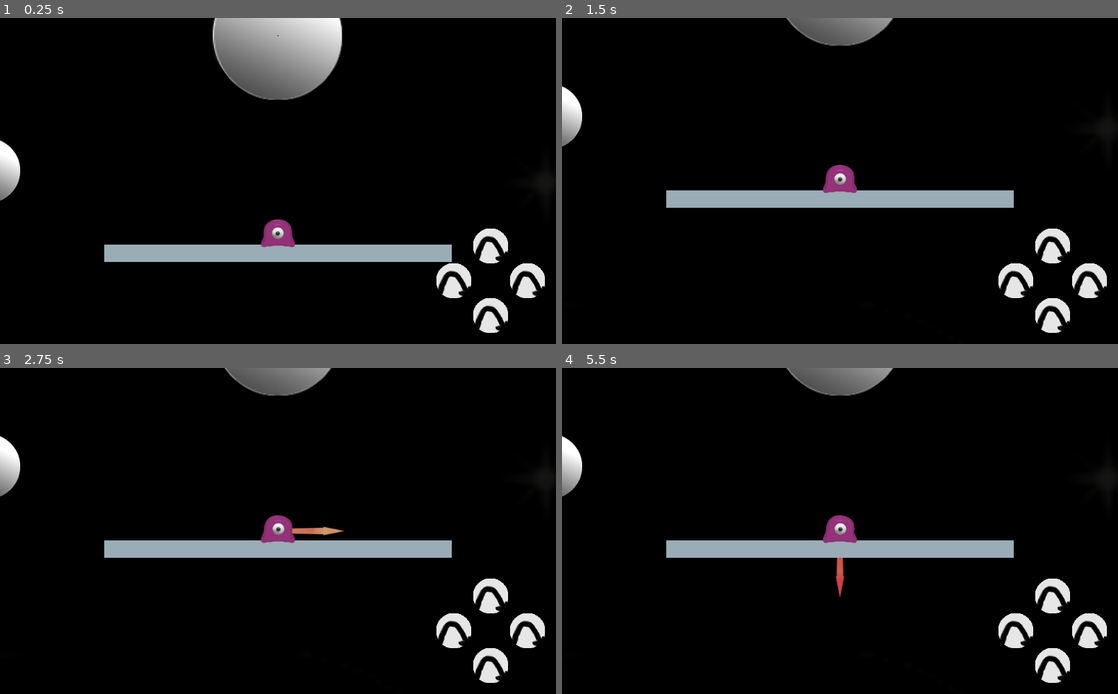
Above: before the commit, frames 1-4 (two rows, left to right).
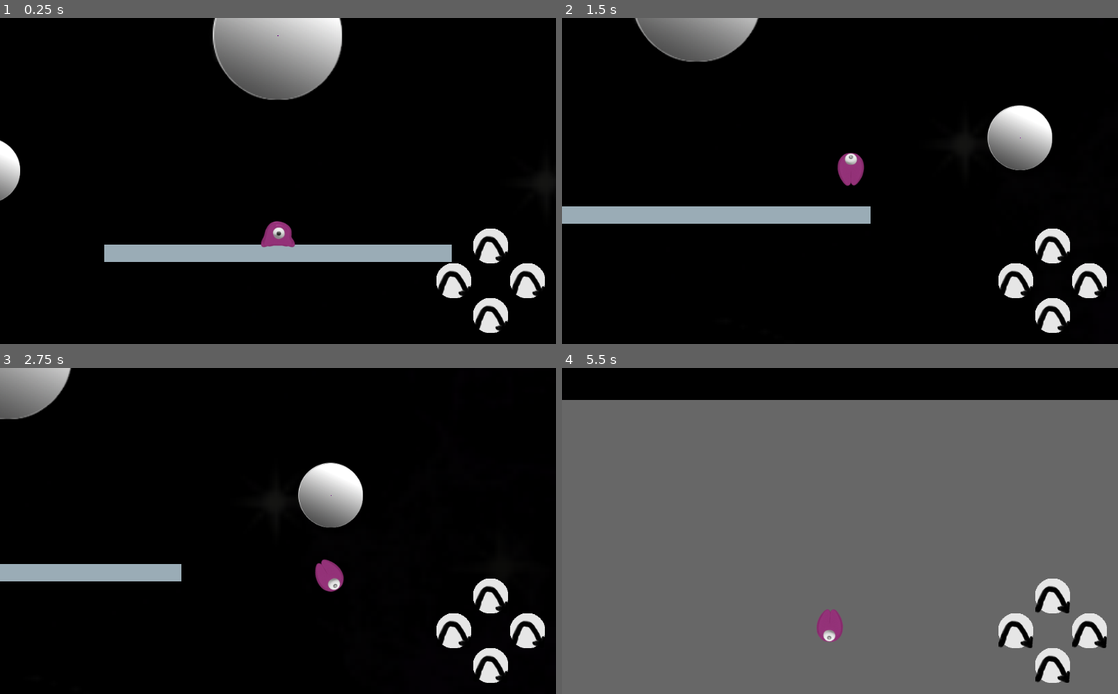
Above: after the commit, the same moments.

Repository: vinpogo/gd_Blob
Game: Godot game, scene res://World.tscn
The game is run twice, just before and just after one commit, with the same random seed, the same clock (stepped at 60 frames per second) and the same inputs.
Inputs:
- Up to frame 1 (0.25 s): no input
- Up to frame 2 (1.5 s): hold Right (ui_right) 0.53-1.28 s; hold Space (slot_1, bound only before the commit) 0.53-1.28 s; hold Down (ui_down) from 1.28 s (still down); tap Space (slot_1, bound only before the commit) at 1.35 s
- Up to frame 3 (2.75 s): release Down (ui_down) at 2.03 s; hold Right (ui_right) from 2.03 s (still down); hold Space (slot_1, bound only before the commit) from 2.03 s (still down)
- Up to frame 4 (5.5 s): release Right (ui_right) at 2.78 s; release Space (slot_1, bound only before the commit) at 2.78 s; hold Up (ui_up) 2.78-3.53 s; tap Space (slot_1, bound only before the commit) at 2.85, 4.35 s; hold Space (slot_1, bound only before the commit) 3.53-4.28 s; hold Left (ui_left) 3.53-5.03 s; hold Down (ui_down) from 5.03 s (still down); hold Space (slot_1, bound only before the commit) from 5.03 s (still down)

The runs differ from the first frame. In frame 1, 0.1% of the frame differs, in the area x 47-53%, y 61-69%; in frame 2, 12%; in frame 3, 11%; in frame 4, 89%, in the area x 0-100%, y 0-100%.

Commit message:
slowmo, jump, precision_jump

Diff:
--- a/global.gd
+++ b/global.gd
@@ -1,5 +1,15 @@
 extends Node
 var AXIS_THRESHHOLD = 0.5
+enum ABILITIES{
+	PRECISION_JUMP,
+	FLIP_GRAVITY,
+	SLOWMO
+}
+var ability_mapping = {
+	"slot_1": ABILITIES.PRECISION_JUMP,
+	"slot_2": ABILITIES.FLIP_GRAVITY,
+	"slot_3": ABILITIES.SLOWMO
+}
 func short_angle_dist(from, to):
 		var max_angle = PI * 2
 		var difference = fmod(to - from, max_angle)
@@ -41,7 +51,7 @@
 	}
 func controller_input():
 	return {
-"left_stick": left_stick()
+	"left_stick": left_stick()
 	}
 
 func ru_setCompass(dir: String, vec: Vector2 ):
--- a/objects/newBlob/Blob.tscn
+++ b/objects/newBlob/Blob.tscn
@@ -19,31 +19,31 @@
 [ext_resource path="res://objects/newBlob/animations/jump/0007.png" type="Texture" id=17]
 [ext_resource path="res://objects/newBlob/animations/jump/0008.png" type="Texture" id=18]
 [ext_resource path="res://objects/newBlob/animations/jump/0009.png" type="Texture" id=19]
-[ext_resource path="res://objects/newBlob/animations/jump-spin/0001.png" type="Texture" id=20]
-[ext_resource path="res://objects/newBlob/animations/jump-spin/0002.png" type="Texture" id=21]
-[ext_resource path="res://objects/newBlob/animations/jump-spin/0003.png" type="Texture" id=22]
-[ext_resource path="res://objects/newBlob/animations/jump-spin/0004.png" type="Texture" id=23]
-[ext_resource path="res://objects/newBlob/animations/jump-spin/0005.png" type="Texture" id=24]
-[ext_resource path="res://objects/newBlob/animations/jump-spin/0006.png" type="Texture" id=25]
-[ext_resource path="res://objects/newBlob/animations/jump-spin/0007.png" type="Texture" id=26]
-[ext_resource path="res://objects/newBlob/animations/jump-spin/0008.png" type="Texture" id=27]
-[ext_resource path="res://objects/newBlob/animations/jump-spin/0009.png" type="Texture" id=28]
-[ext_resource path="res://objects/newBlob/animations/jump-spin/0010.png" type="Texture" id=29]
-[ext_resource path="res://objects/newBlob/animations/jump-spin/0011.png" type="Texture" id=30]
-[ext_resource path="res://objects/newBlob/animations/jump-spin/0012.png" type="Texture" id=31]
-[ext_resource path="res://objects/newBlob/animations/jump-spin/0013.png" type="Texture" id=32]
-[ext_resource path="res://objects/newBlob/animations/jump-spin/0014.png" type="Texture" id=33]
-[ext_resource path="res://objects/newBlob/animations/jump-spin/0015.png" type="Texture" id=34]
-[ext_resource path="res://objects/newBlob/animations/jump-spin/0016.png" type="Texture" id=35]
-[ext_resource path="res://objects/newBlob/animations/jump-spin/0017.png" type="Texture" id=36]
-[ext_resource path="res://objects/newBlob/animations/jump-spin/0018.png" type="Texture" id=37]
-[ext_resource path="res://objects/newBlob/animations/jump-spin/0019.png" type="Texture" id=38]
-[ext_resource path="res://objects/newBlob/animations/ground-jump/0001.png" type="Texture" id=39]
-[ext_resource path="res://objects/newBlob/animations/ground-jump/0002.png" type="Texture" id=40]
-[ext_resource path="res://objects/newBlob/animations/ground-jump/0003.png" type="Texture" id=41]
-[ext_resource path="res://objects/newBlob/animations/ground-jump/0004.png" type="Texture" id=42]
-[ext_resource path="res://objects/newBlob/animations/ground-jump/0005.png" type="Texture" id=43]
-[ext_resource path="res://objects/newBlob/animations/ground-jump/0006.png" type="Texture" id=44]
+[ext_resource path="res://objects/newBlob/animations/ground-jump/0001.png" type="Texture" id=20]
+[ext_resource path="res://objects/newBlob/animations/ground-jump/0002.png" type="Texture" id=21]
+[ext_resource path="res://objects/newBlob/animations/ground-jump/0003.png" type="Texture" id=22]
+[ext_resource path="res://objects/newBlob/animations/ground-jump/0004.png" type="Texture" id=23]
+[ext_resource path="res://objects/newBlob/animations/ground-jump/0005.png" type="Texture" id=24]
+[ext_resource path="res://objects/newBlob/animations/ground-jump/0006.png" type="Texture" id=25]
+[ext_resource path="res://objects/newBlob/animations/jump-spin/0001.png" type="Texture" id=26]
+[ext_resource path="res://objects/newBlob/animations/jump-spin/0002.png" type="Texture" id=27]
+[ext_resource path="res://objects/newBlob/animations/jump-spin/0003.png" type="Texture" id=28]
+[ext_resource path="res://objects/newBlob/animations/jump-spin/0004.png" type="Texture" id=29]
+[ext_resource path="res://objects/newBlob/animations/jump-spin/0005.png" type="Texture" id=30]
+[ext_resource path="res://objects/newBlob/animations/jump-spin/0006.png" type="Texture" id=31]
+[ext_resource path="res://objects/newBlob/animations/jump-spin/0007.png" type="Texture" id=32]
+[ext_resource path="res://objects/newBlob/animations/jump-spin/0008.png" type="Texture" id=33]
+[ext_resource path="res://objects/newBlob/animations/jump-spin/0009.png" type="Texture" id=34]
+[ext_resource path="res://objects/newBlob/animations/jump-spin/0010.png" type="Texture" id=35]
+[ext_resource path="res://objects/newBlob/animations/jump-spin/0011.png" type="Texture" id=36]
+[ext_resource path="res://objects/newBlob/animations/jump-spin/0012.png" type="Texture" id=37]
+[ext_resource path="res://objects/newBlob/animations/jump-spin/0013.png" type="Texture" id=38]
+[ext_resource path="res://objects/newBlob/animations/jump-spin/0014.png" type="Texture" id=39]
+[ext_resource path="res://objects/newBlob/animations/jump-spin/0015.png" type="Texture" id=40]
+[ext_resource path="res://objects/newBlob/animations/jump-spin/0016.png" type="Texture" id=41]
+[ext_resource path="res://objects/newBlob/animations/jump-spin/0017.png" type="Texture" id=42]
+[ext_resource path="res://objects/newBlob/animations/jump-spin/0018.png" type="Texture" id=43]
+[ext_resource path="res://objects/newBlob/animations/jump-spin/0019.png" type="Texture" id=44]
 [ext_resource path="res://objects/newBlob/Blob_Sprite.gd" type="Script" id=45]
 [ext_resource path="res://gfx/standard_circle.png" type="Texture" id=46]
 [ext_resource path="res://objects/newBlob/Blob_Light.gd" type="Script" id=47]
@@ -62,14 +62,14 @@
 "name": "jump",
 "speed": 20.0
 }, {
-"frames": [ ExtResource( 20 ), ExtResource( 21 ), ExtResource( 22 ), ExtResource( 23 ), ExtResource( 24 ), ExtResource( 25 ), ExtResource( 26 ), ExtResource( 27 ), ExtResource( 28 ), ExtResource( 29 ), ExtResource( 30 ), ExtResource( 31 ), ExtResource( 32 ), ExtResource( 33 ), ExtResource( 34 ), ExtResource( 35 ), ExtResource( 36 ), ExtResource( 37 ), ExtResource( 38 ) ],
+"frames": [ ExtResource( 20 ), ExtResource( 21 ), ExtResource( 22 ), ExtResource( 23 ), ExtResource( 24 ), ExtResource( 25 ) ],
+"loop": false,
+"name": "ground-jump",
+"speed": 40.0
+}, {
+"frames": [ ExtResource( 26 ), ExtResource( 27 ), ExtResource( 28 ), ExtResource( 29 ), ExtResource( 30 ), ExtResource( 31 ), ExtResource( 32 ), ExtResource( 33 ), ExtResource( 34 ), ExtResource( 35 ), ExtResource( 36 ), ExtResource( 37 ), ExtResource( 38 ), ExtResource( 39 ), ExtResource( 40 ), ExtResource( 41 ), ExtResource( 42 ), ExtResource( 43 ), ExtResource( 44 ) ],
 "loop": true,
 "name": "final-jump",
-"speed": 40.0
-}, {
-"frames": [ ExtResource( 39 ), ExtResource( 40 ), ExtResource( 41 ), ExtResource( 42 ), ExtResource( 43 ), ExtResource( 44 ) ],
-"loop": false,
-"name": "ground-jump",
 "speed": 40.0
 } ]
 
@@ -87,13 +87,13 @@
 JUMP_FORCE = 10
 JUMP_FACTOR = 2.1
 MAX_SPEED = 16
-AIR_CONTROL = 20
+AIR_CONTROL = 16
 
 [node name="Sprite" type="AnimatedSprite" parent="."]
 z_index = 1
 frames = SubResource( 1 )
 animation = "idle"
-frame = 14
+frame = 4
 playing = true
 script = ExtResource( 45 )
 
@@ -126,9 +126,11 @@
 [connection signal="aim" from="InputController" to="Light" method="_on_aim_aim"]
 [connection signal="flip_gravity" from="InputController" to="." method="_on_InputController_flip_gravity"]
 [connection signal="freeze" from="InputController" to="." method="_on_InputController_freeze"]
-[connection signal="jump" from="InputController" to="." method="_on_Arrow_jump"]
+[connection signal="jump" from="InputController" to="." method="_on_InputController_jump"]
 [connection signal="jump" from="InputController" to="Light" method="_on_aim_jump"]
 [connection signal="move" from="InputController" to="." method="_on_aim_move"]
+[connection signal="precision_jump" from="InputController" to="." method="_on_InputController_precision_jump"]
+[connection signal="slowmo" from="InputController" to="." method="_on_InputController_slowmo"]
 [connection signal="stopAim" from="InputController" to="." method="_on_aim_stopAim"]
 [connection signal="stopAim" from="InputController" to="Light" method="_on_aim_stopAim"]
 [connection signal="toggle_zoom" from="InputController" to="." method="_on_InputController_toggle_zoom"]
--- a/objects/newBlob/Blob_Character.gd
+++ b/objects/newBlob/Blob_Character.gd
@@ -14,12 +14,14 @@
 var toBounce = false
 var jumpFactor = 1
 var jumpsLeft = 1
+var air_control = 0
 
 var jump_count = 0
 var velocity = Vector2(0,0)
-var slowMo = 1
+var slowmo = 1.0
 
 var ability = {
+	"jump": 3,
 	"slot_1": "jump",
 	"slot_2": "jump",
 	"slot_3": "zoom",
@@ -27,14 +29,13 @@
 }
 
 var newCollide
-
 signal stick
 signal rotate(vec)
 signal jump
 signal toggle_zoom
 
 onready var utils = get_node("/root/global")
-onready var aim = get_node("InputController")
+#onready var aim = get_node("InputController")
 onready var timer = get_node("Timer")
 var compass = {"down": Vector2(0,1), "up": Vector2(0, -1), "right": Vector2(1, 0), "left": Vector2(-1,0)}
 
@@ -42,6 +43,17 @@
 	utils.ru_setCompass("down", Vector2(0,1))
 
 func jump():
+	velocity = compass.up * JUMP_FORCE + compass.right * utils.controller_input().left_stick.x * JUMP_FORCE /2
+	onFloor = false
+	timer.start()
+	justJumped = true
+	air_control = AIR_CONTROL
+
+	jump_count += 1
+	$Sprite.play("ground-jump")
+
+
+func precision_jump():
 	var direction = utils.left_stick()
 	var jump_direction = -direction.y * compass.down + direction.x * compass.down.rotated(-PI/2)
 	if onFloor && jump_count == 0:
@@ -53,14 +65,27 @@
 			$Sprite.play("final-jump")
 	timer.start()
 	justJumped = true
-	jump_count += 1
+
 	velocity = jump_direction.normalized() * JUMP_FORCE * (jumpFactor if onFloor else 2)
 	onFloor = false
+	air_control = AIR_CONTROL / 4
 	emit_signal("jump")
 
+func player_input_velocity():
+	if onFloor:
+		return Vector2(0,0)
+	if Input.is_action_pressed("jump") && !is_falling_down():
+		return compass.right * utils.controller_input().left_stick.x * air_control * 0.4
+	return compass.right * utils.controller_input().left_stick.x * air_control
+func gravity_velocity():
+	print(is_falling_down())
+	if Input.is_action_pressed("jump") && !is_falling_down():
+		return compass.down * GRAVITY * 0.4
+	return compass.down * GRAVITY
 func _physics_process(delta):
 	if !onFloor:
-		velocity = velocity + (compass.down * GRAVITY + compass.right * utils.controller_input().left_stick.x * AIR_CONTROL) * slowMo * delta
+		print(velocity, (player_input_velocity() + gravity_velocity()),  slowmo , delta)
+		velocity = velocity + (player_input_velocity() + gravity_velocity()) * slowmo * delta
 		velocity = velocity if velocity.length() < MAX_SPEED else velocity.normalized()*MAX_SPEED
 	else:
 		velocity = Vector2(0,0)
@@ -107,13 +132,10 @@
 	return false
 
 func is_falling_down():
-	return compass.down.dot(velocity) < 0
+	return compass.down.dot(velocity) > 0
 
 func _on_BounceArea_bounce():
 	toBounce = true
-
-func _on_Arrow_jump():
-	jump()
 
 func _on_Arrow_aim():
 	print("aim")
@@ -148,9 +170,24 @@
 
 
 func _on_InputController_freeze() -> void:
-	slowMo = 0
+	slowmo = 0
 	velocity = Vector2(0,0)
 
 
 func _on_InputController_unfreeze() -> void:
-	slowMo = 1
+	slowmo = 1
+
+
+func _on_InputController_jump() -> void:
+	if jump_count < ability.jump:
+		jump()
+
+
+func _on_InputController_precision_jump() -> void:
+	precision_jump()
+
+
+func _on_InputController_slowmo(b: bool) -> void:
+	slowmo = (1.0/SLOWMO) if b else 1.0
+	velocity /= SLOWMO
+	pass # Replace with function body.
--- a/objects/newBlob/Blob_InputController.gd
+++ b/objects/newBlob/Blob_InputController.gd
@@ -1,6 +1,7 @@
 extends Sprite
 signal aim
 signal stopAim
+signal precision_jump
 signal jump
 signal toggle_zoom
 signal bounce
@@ -10,15 +11,10 @@
 signal shield
 signal freeze
 signal unfreeze
+signal slowmo
 
 signal move
 
-var ability = {
-	"slot_1": "jump",
-	"slot_2": "flip_gravity",
-	"slot_3": "freeze",
-	"slot_4": "jump",
-}
 var slots_used = []
 onready var blob = get_parent()
 onready var utils = get_node("/root/global")
@@ -41,6 +37,8 @@
 		emit_signal("stopAim")
 
 func handle_inputs() -> void:
+	if Input.is_action_just_pressed("jump"):
+		emit_signal("jump")
 	var inputs = utils.ability()
 	if inputs.just_pressed.slot_1 || inputs.just_released.slot_1 || inputs.pressed.slot_1:
 		handle_slot("slot_1", inputs.just_pressed.slot_1, inputs.just_released.slot_1, inputs.pressed.slot_1)
@@ -54,11 +52,11 @@
 func handle_slot(slot: String, just_pressed: bool, just_released: bool, pressed: bool):
 	if slots_used.find(slot) > -1:
 		return
-	match(ability[slot]):
-		"jump":
+	match(global.ability_mapping[slot]):
+		global.ABILITIES.PRECISION_JUMP:
 			if just_released && canAim():
 				unfreeze()
-				jump()
+				precision_jump()
 				slots_used.append(slot)
 				print(slots_used)
 			elif just_released && !canAim():
@@ -68,19 +66,18 @@
 		"zoom":
 			if just_pressed:
 				toggleZoom()
-		"flip_gravity":
+		global.ABILITIES.FLIP_GRAVITY:
 			if just_pressed:
 				flip_gravity()
 				slots_used.append(slot)
-		"freeze":
-			print(just_released)
-			if just_pressed && !blob.onFloor:
-				freeze()
-			if just_released:
-				print("unfreeze")
-				unfreeze()
+		global.ABILITIES.SLOWMO:
+			if(just_pressed):
+				slowmo(true)
+			if(just_released):
+				slowmo(false)
 
-
+func slowmo(b: bool):
+	emit_signal("slowmo", b)
 func freeze():
 	emit_signal("freeze")
 func unfreeze():
@@ -92,9 +89,9 @@
 func aim_stop():
 	visible = false
 	emit_signal("stopAim")
-func jump():
+func precision_jump():
 	visible = false
-	emit_signal("jump")
+	emit_signal("precision_jump")
 func toggleZoom():
 	emit_signal("toggle_zoom")
 func flip_gravity():
--- a/project.godot
+++ b/project.godot
@@ -61,21 +61,15 @@
 }
 slot_1={
 "deadzone": 0.5,
-"events": [ Object(InputEventJoypadButton,"resource_local_to_scene":false,"resource_name":"","device":0,"button_index":0,"pressure":0.0,"pressed":false,"script":null)
-, Object(InputEventKey,"resource_local_to_scene":false,"resource_name":"","device":0,"alt":false,"shift":false,"control":false,"meta":false,"command":false,"pressed":false,"scancode":32,"unicode":0,"echo":false,"script":null)
+"events": [ Object(InputEventJoypadButton,"resource_local_to_scene":false,"resource_name":"","device":0,"button_index":2,"pressure":0.0,"pressed":false,"script":null)
  ]
 }
 slot_2={
 "deadzone": 0.5,
-"events": [ Object(InputEventJoypadButton,"resource_local_to_scene":false,"resource_name":"","device":0,"button_index":2,"pressure":0.0,"pressed":false,"script":null)
+"events": [ Object(InputEventJoypadButton,"resource_local_to_scene":false,"resource_name":"","device":0,"button_index":3,"pressure":0.0,"pressed":false,"script":null)
  ]
 }
 slot_3={
-"deadzone": 0.5,
-"events": [ Object(InputEventJoypadButton,"resource_local_to_scene":false,"resource_name":"","device":0,"button_index":3,"pressure":0.0,"pressed":false,"script":null)
- ]
-}
-slot_4={
 "deadzone": 0.5,
 "events": [ Object(InputEventJoypadButton,"resource_local_to_scene":false,"resource_name":"","device":0,"button_index":1,"pressure":0.0,"pressed":false,"script":null)
  ]
@@ -84,22 +78,31 @@
 "deadzone": 0.5,
 "events": [  ]
 }
-slot_5={
+slot_4={
 "deadzone": 0.5,
 "events": [ Object(InputEventJoypadButton,"resource_local_to_scene":false,"resource_name":"","device":0,"button_index":4,"pressure":0.0,"pressed":false,"script":null)
  ]
 }
+slot_5={
+"deadzone": 0.5,
+"events": [ Object(InputEventJoypadButton,"resource_local_to_scene":false,"resource_name":"","device":0,"button_index":6,"pressure":0.0,"pressed":false,"script":null)
+ ]
+}
 slot_6={
 "deadzone": 0.5,
-"events": [  ]
+"events": [ Object(InputEventJoypadButton,"resource_local_to_scene":false,"resource_name":"","device":0,"button_index":7,"pressure":0.0,"pressed":false,"script":null)
+ ]
 }
 slot_7={
 "deadzone": 0.5,
-"events": [  ]
+"events": [ Object(InputEventJoypadButton,"resource_local_to_scene":false,"resource_name":"","device":0,"button_index":5,"pressure":0.0,"pressed":false,"script":null)
+ ]
 }
-slot_8={
+jump={
 "deadzone": 0.5,
-"events": [  ]
+"events": [ Object(InputEventJoypadButton,"resource_local_to_scene":false,"resource_name":"","device":0,"button_index":0,"pressure":0.0,"pressed":false,"script":null)
+, Object(InputEventKey,"resource_local_to_scene":false,"resource_name":"","device":0,"alt":false,"shift":false,"control":false,"meta":false,"command":false,"pressed":false,"scancode":32,"unicode":0,"echo":false,"script":null)
+ ]
 }
 
 [rendering]
